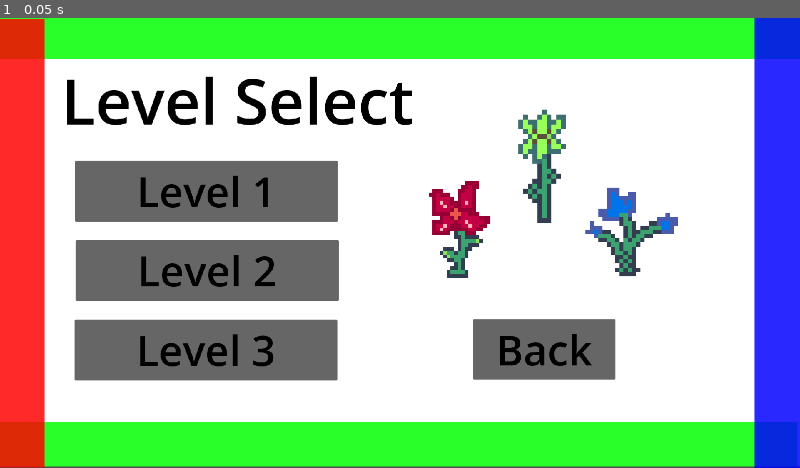
Above: before the commit, frame 1.
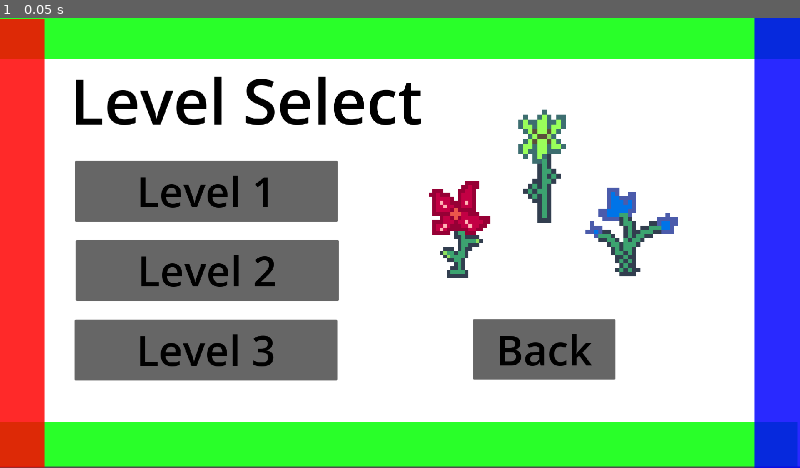
Above: after the commit, the same moment.

Repository: Novaaaaaaaaa0/KnightHacks2026
Game: Godot game, scene res://scenes/levelselect.tscn
Same seed, same stepped clock (60 frames per second), same inputs: the game is played once before the commit and once after it. This scene is started directly instead of the project's main scene.
Inputs:
- Up to frame 1 (0.05 s): no input

The runs differ from the first frame. In frame 1, 2.3% of the frame differs, in the area x 8-53%, y 12-24%.

Commit message:
Update levelselect.tscn

Diff:
--- a/scenes/levelselect.tscn
+++ b/scenes/levelselect.tscn
@@ -95,9 +95,9 @@
 modulate = Color(0, 0, 0, 1)
 custom_minimum_size = Vector2(200, 250)
 layout_mode = 0
-offset_left = 147.0
+offset_left = 168.0
 offset_top = 95.0
-offset_right = 993.0
+offset_right = 1014.0
 offset_bottom = 345.0
 theme = SubResource("Theme_4y2lm")
 text = "Level Select"
@@ -110,21 +110,21 @@
 offset_bottom = 40.0
 theme = SubResource("Theme_ckn67")
 
-[node name="Level1" type="Button" parent="Control/Buttons" unique_id=1171180411]
+[node name="Level1" type="Button" parent="Control/Buttons" unique_id=114938958]
+layout_mode = 0
+offset_left = 180.0
+offset_top = 343.0
+offset_right = 811.0
+offset_bottom = 489.0
+text = "Level 1"
+
+[node name="Level2" type="Button" parent="Control/Buttons" unique_id=1171180411]
 layout_mode = 0
 offset_left = 182.0
 offset_top = 533.0
 offset_right = 813.0
 offset_bottom = 679.0
 text = "Level 2"
-
-[node name="Level2" type="Button" parent="Control/Buttons" unique_id=114938958]
-layout_mode = 0
-offset_left = 180.0
-offset_top = 343.0
-offset_right = 811.0
-offset_bottom = 489.0
-text = "Level 1"
 
 [node name="Level3" type="Button" parent="Control/Buttons" unique_id=1584876558]
 layout_mode = 0
@@ -134,7 +134,7 @@
 offset_bottom = 870.0
 text = "Level 3"
 
-[node name="Level4" type="Button" parent="Control/Buttons" unique_id=1828133384]
+[node name="Back" type="Button" parent="Control/Buttons" unique_id=1828133384]
 layout_mode = 0
 offset_left = 1135.0
 offset_top = 723.0
